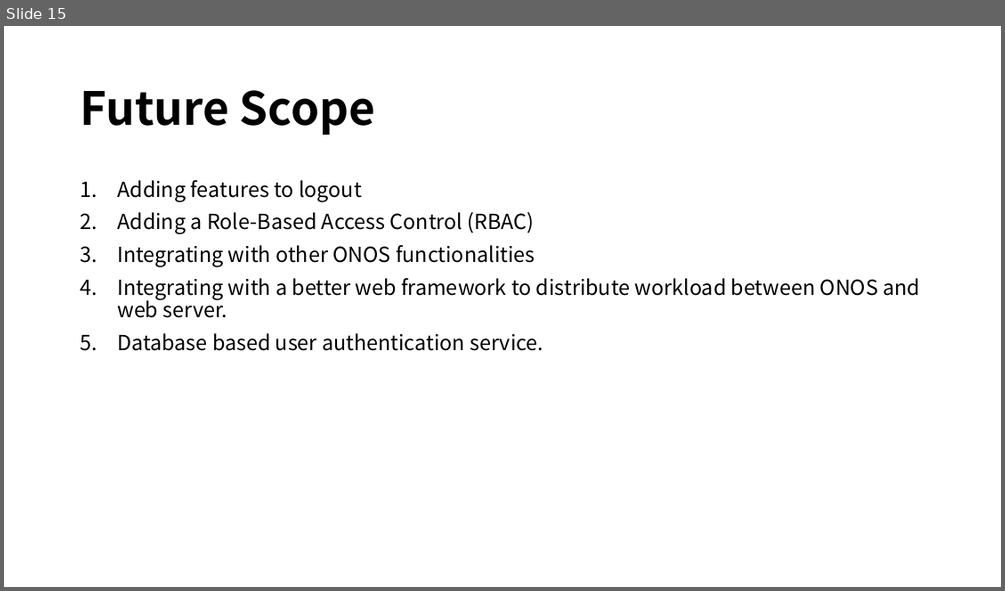
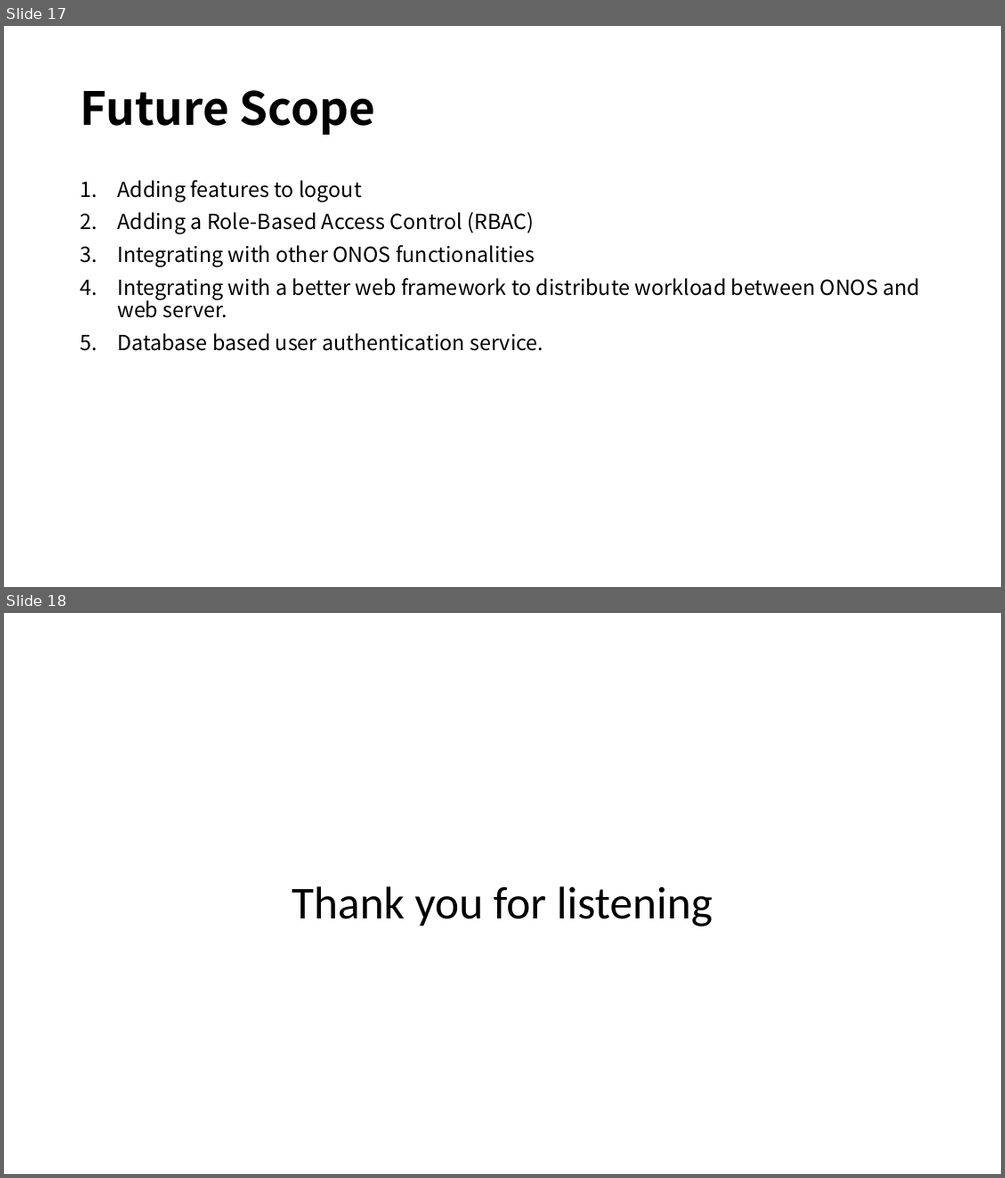
Before and after one commit to adoprox/SDN, a slide deck: 34359 – Software Defined Networking (SDN).pptx. Shown one above the other, each under a label of ours: slide 15 before the commit, slides 17 and 18 after it. The pictures are 1005x591 and 1005x1178 pixels, drawn with LibreOffice and Linux fonts; fonts in the diff are those of the drawing. Boxes give left, top, right and bottom in pixels: in the first picture for what was removed or moved away, otherwise in the second. Text is boxed around its words. In the diff, an @@ line names an element or a change of style, - is before the commit and + after.

```diff
--- a/34359 – Software Defined Networking (SDN).pptx
+++ b/34359 – Software Defined Networking (SDN).pptx
@@ slide 18 added at [4, 613, 1001, 1174], background #FFFFFF @@
@@ title added at [291, 886, 712, 926], 44 pt, text #000000 @@
+Thank you for listening
@@ what was slide 15 is now slide 17 @@
```
Also in this commit, not shown: 3 other slides added, 2 slides removed.
